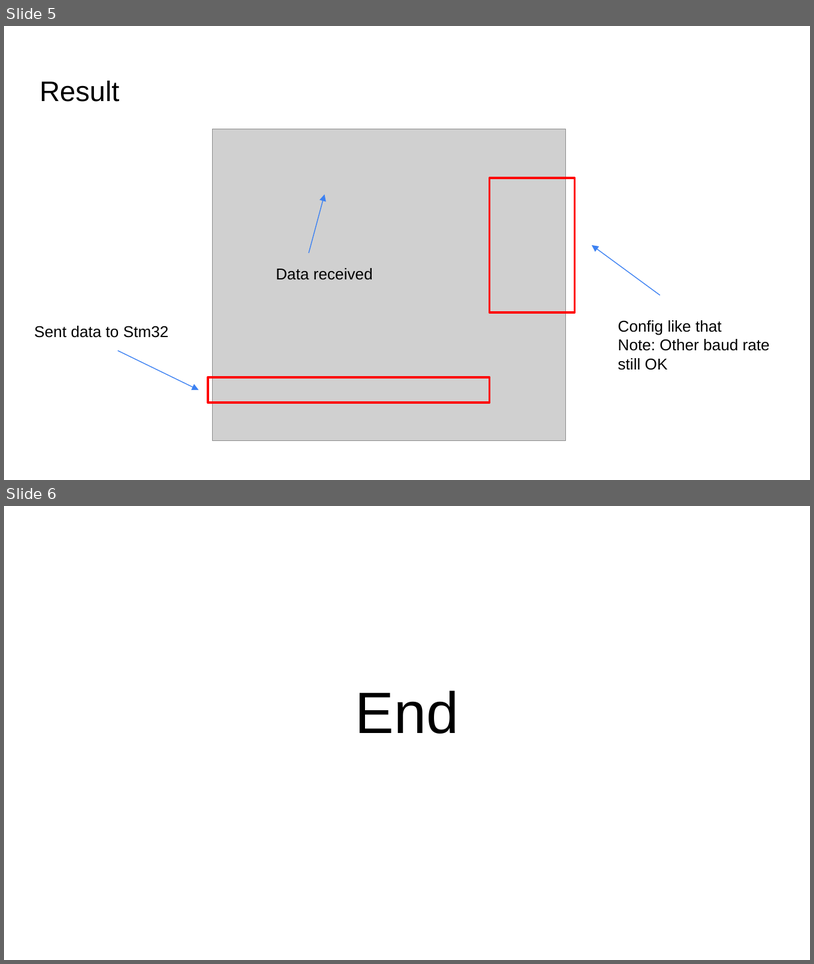
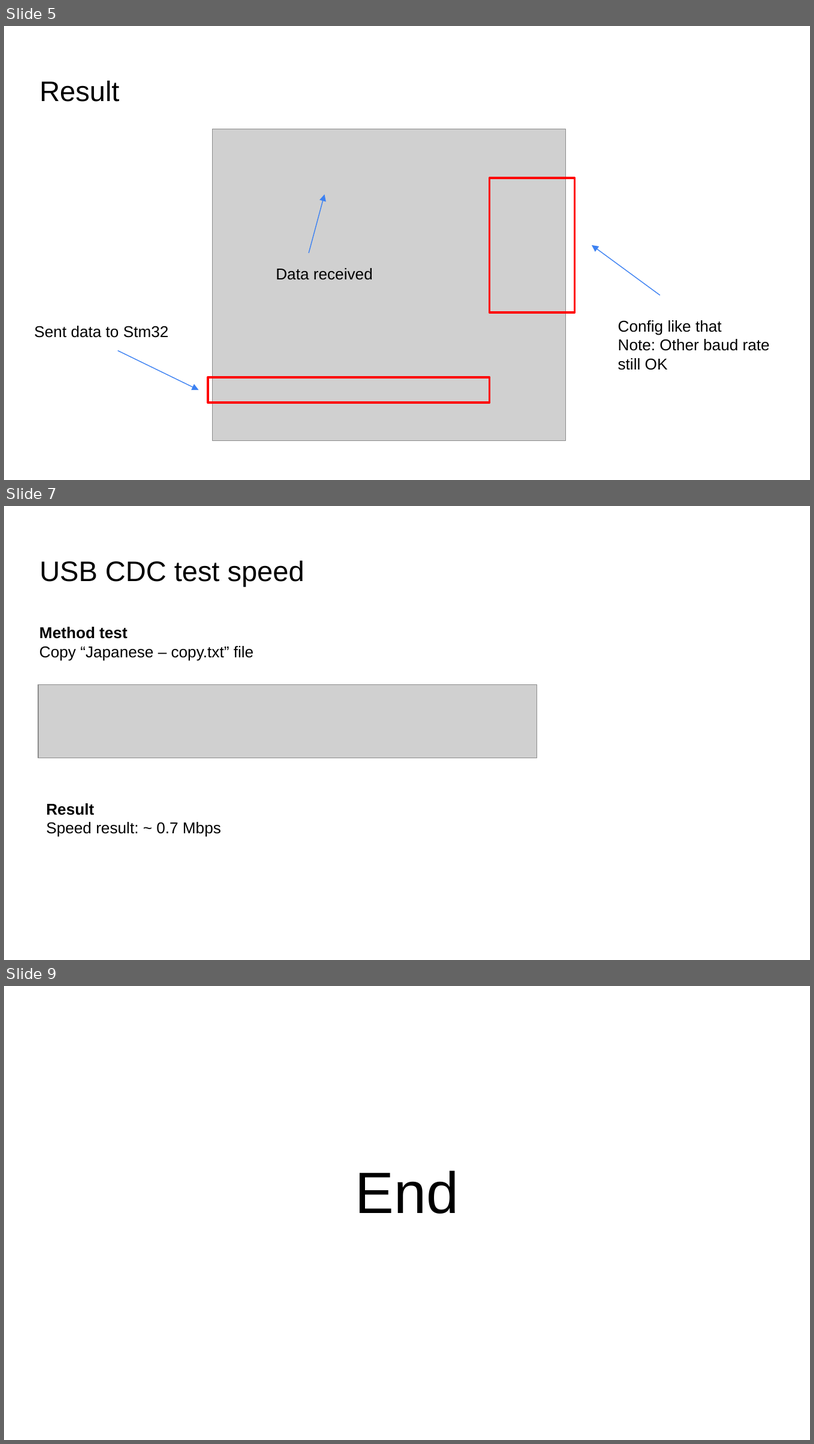
Before and after one commit to lequangthinhhaui/USB_CDC, a slide deck: note.pptx. Shown one above the other, each under a label of ours: slides 5 and 6 before the commit, slides 5, 7 and 9 after it; the slides between them are not shown. The pictures are 814x964 and 814x1444 pixels, drawn with LibreOffice and Linux fonts; fonts in the diff are those of the drawing; grey boxes stand for pictures. Boxes give left, top, right and bottom in pixels: in the first picture for what was removed or moved away, otherwise in the second. Text is boxed around its words. In the diff, an @@ line names an element or a change of style, - is before the commit and + after.

```diff
--- a/note.pptx
+++ b/note.pptx
@@ slide 7 added at <box>4,506,810,960</box>, background #FFFFFF @@
@@ title added at <box>39,561,305,586</box>, 25.2 pt, text #000000 @@
+USB CDC test speed
@@ text added at <box>39,627,254,660</box>, 14 pt, text #000000 @@
+Method test
+Copy “Japanese – copy.txt” file
@@ picture added at <box>39,684,538,757</box> @@
@@ text added at <box>46,803,221,837</box>, 14 pt, text #000000 @@
+Result
+Speed result: ~ 0.7 Mbps
@@ what was slide 6 is now slide 9 @@
```
Also in this commit, not shown: 2 other slides added, 42 other files.
